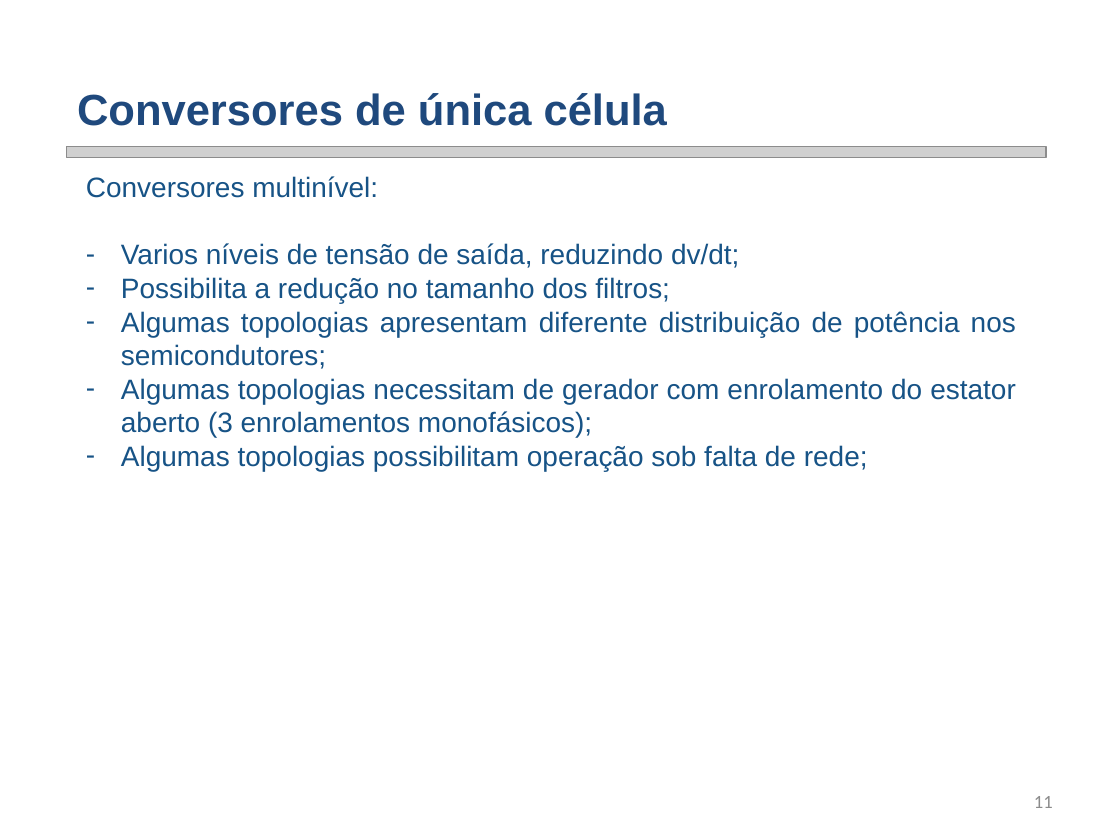
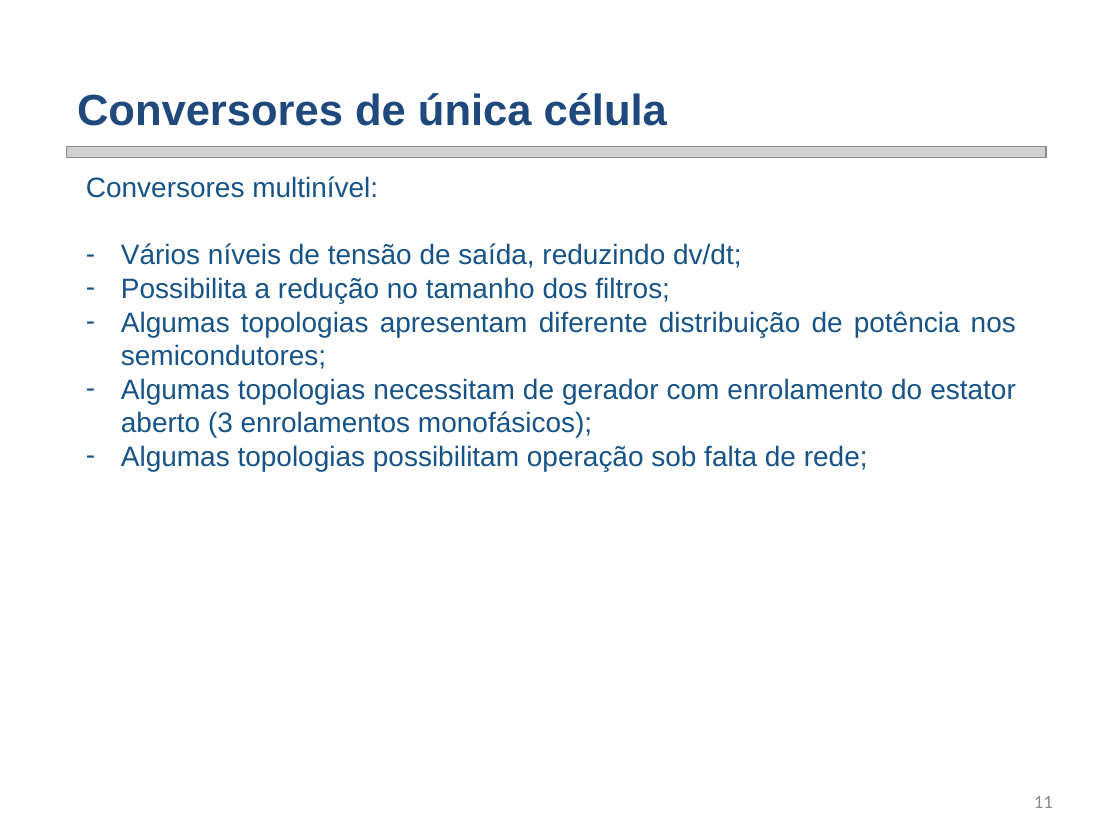
Before and after one commit to smarley2/SGR, a slide deck: slide 11 of Humberto/Trabalho 3/SGR - Prof Humberto - Trabalho 3 - Energia Eólica - Fábio Posser.pptx. Drawn at 1120x840 pixels with LibreOffice and Linux fonts; fonts in the diff are those of the drawing; grey boxes stand for pictures; background and template pictures are left out. Boxes give left, top, right and bottom in pixels: in the first picture for what was removed or moved away, otherwise in the second. Text is boxed around its words. In the diff, an @@ line names an element or a change of style, - is before the commit and + after.

```diff
--- a/Humberto/Trabalho 3/SGR - Prof Humberto - Trabalho 3 - Energia Eólica - Fábio Posser.pptx
+++ b/Humberto/Trabalho 3/SGR - Prof Humberto - Trabalho 3 - Energia Eólica - Fábio Posser.pptx
@@ text at box(121, 243, 741, 268): text changed @@
-  – Varios níveis de tensão de saída, reduzindo dv/dt;
+  – Vários níveis de tensão de saída, reduzindo dv/dt;
```
Also in this commit, not shown: 2 other slides changed, 1 other file.
